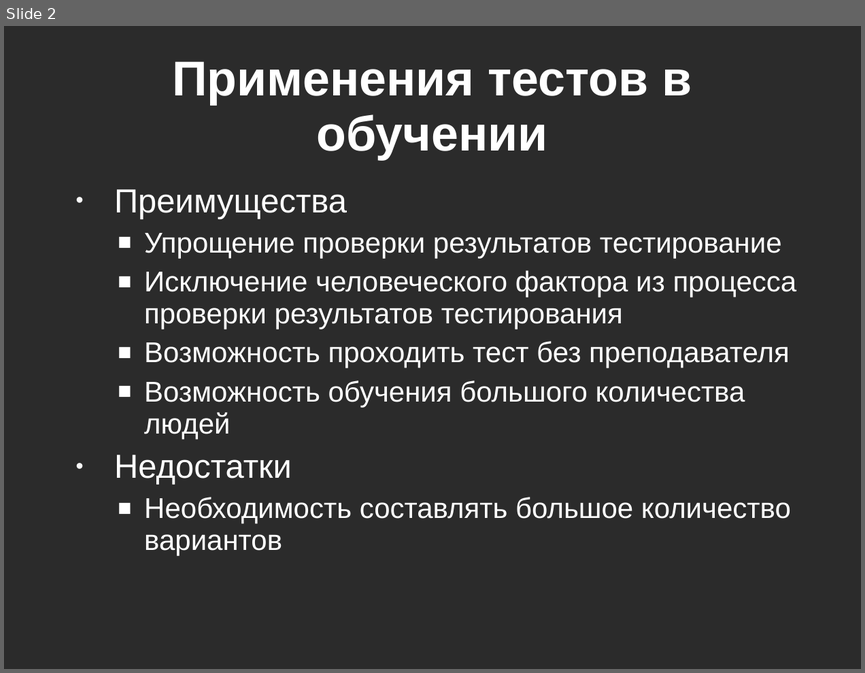
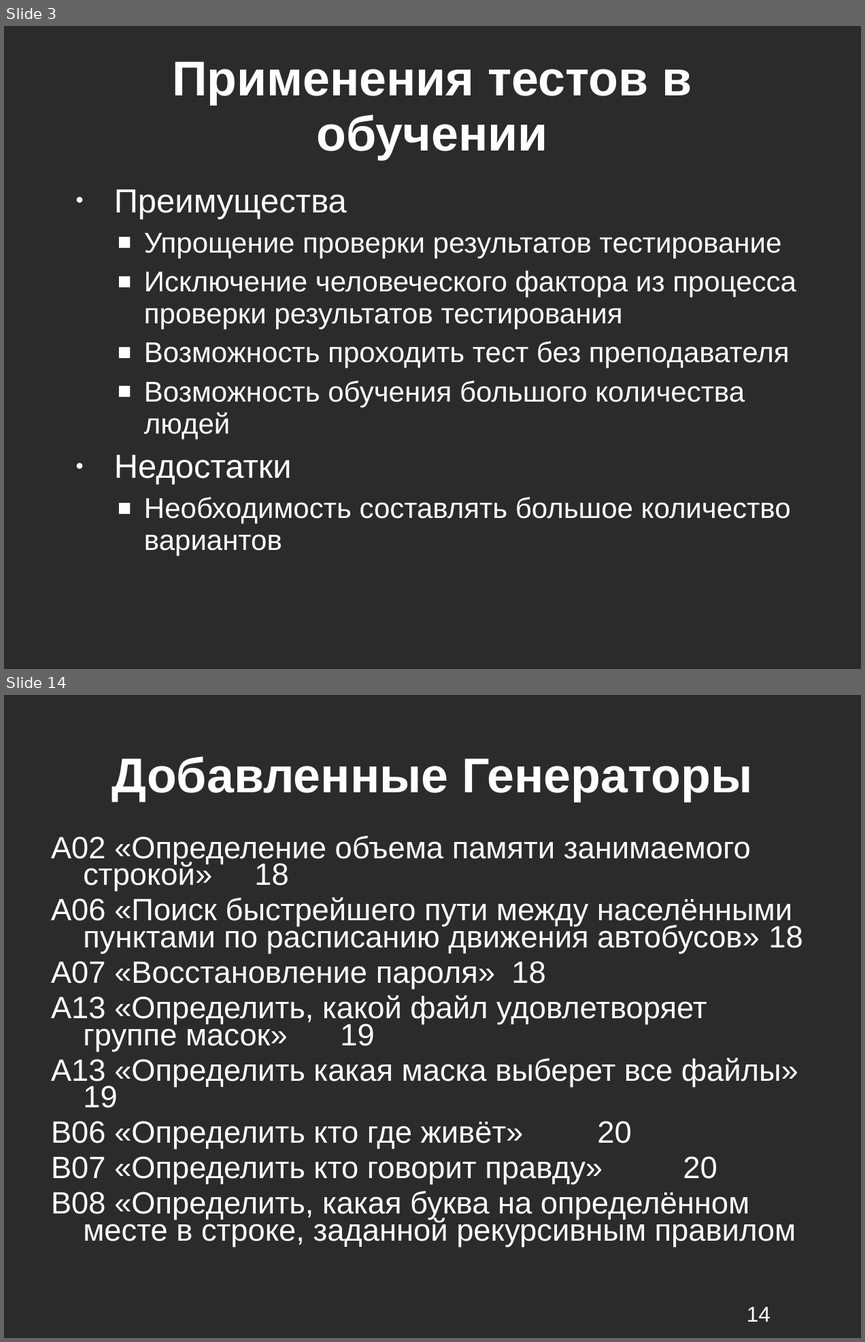
Before and after one commit to kevroletin/Coursework, a slide deck: 236_Кевролетин_отчёт.ppt. Shown one above the other, each under a label of ours: slide 2 before the commit, slides 3 and 14 after it; the slides between them are not shown. The pictures are 865x673 and 865x1342 pixels, drawn with LibreOffice and Linux fonts; fonts in the diff are those of the drawing; background and template pictures are left out; a plain dark background stands for a picture behind light text. Boxes give left, top, right and bottom in pixels: in the first picture for what was removed or moved away, otherwise in the second. Text is boxed around its words. In the diff, an @@ line names an element or a change of style, - is before the commit and + after.

```diff
--- a/236_Кевролетин_отчёт.ppt
+++ b/236_Кевролетин_отчёт.ppt
@@ slide 14 added at box(4, 695, 861, 1338), background picture (left out) @@
@@ title added at box(111, 756, 752, 801), 41 pt, text #FFFFFF, bold @@
+Добавленные Генераторы
@@ text added at box(51, 836, 802, 1247), 25.9 pt, text #FFFFFF @@
+A02 «Определение объема памяти занимаемого строкой» 18
+A06 «Поиск быстрейшего пути между населёнными пунктами по расписанию движения автобусов» 18
+A07 «Восстановление пароля» 18
+A13 «Определить, какой файл удовлетворяет группе масок» 19
+A13 «Определить какая маска выберет все файлы» 19
+B06 «Определить кто где живёт» 20
+B07 «Определить кто говорит правду» 20
+B08 «Определить, какая буква на определённом месте в строке, заданной рекурсивным правилом
@@ page number added at box(747, 1306, 770, 1321), 18 pt, text #FFFFFF @@
+14
@@ what was slide 2 is now slide 3 @@
```
Also in this commit, not shown: 2 slides changed, 10 other slides added, 3 slides removed.
